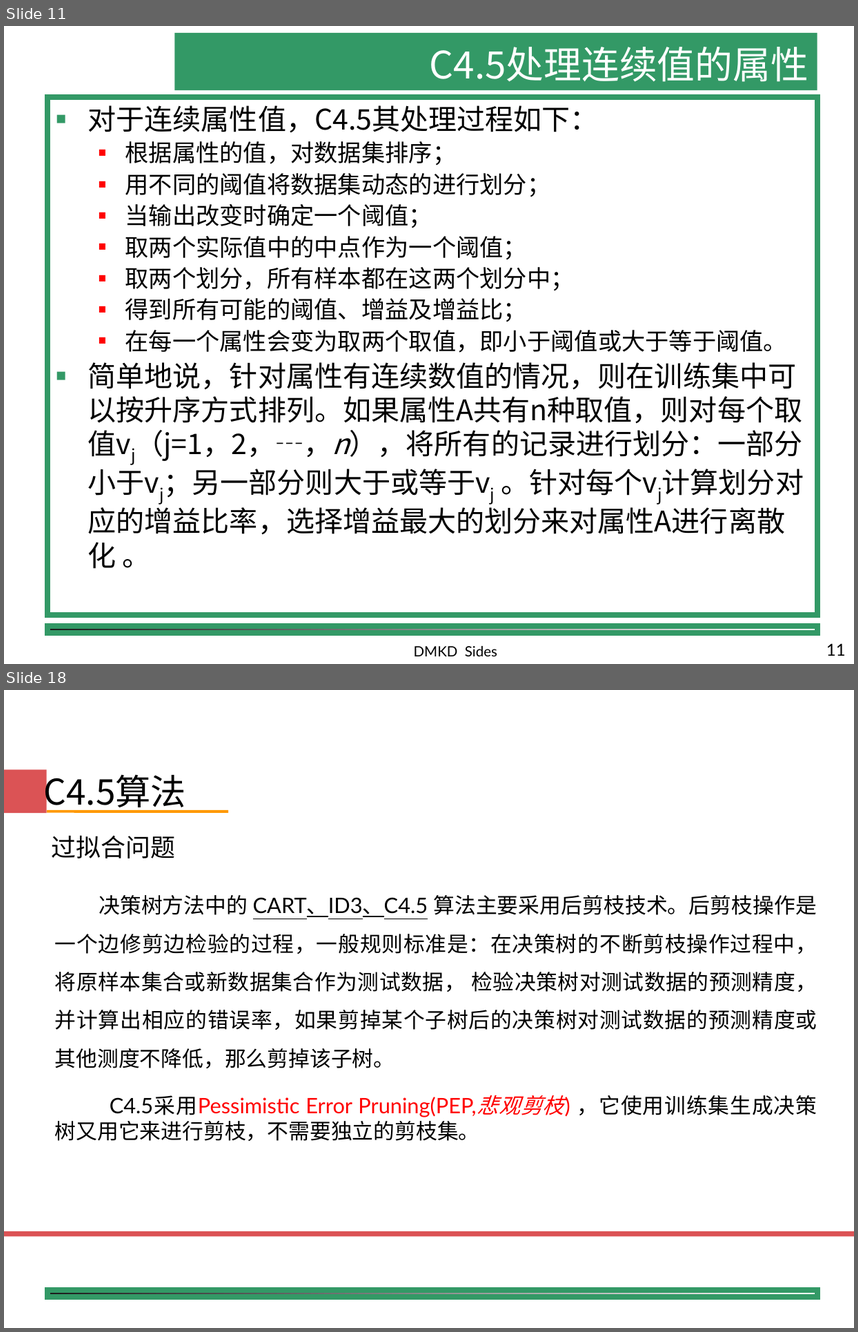
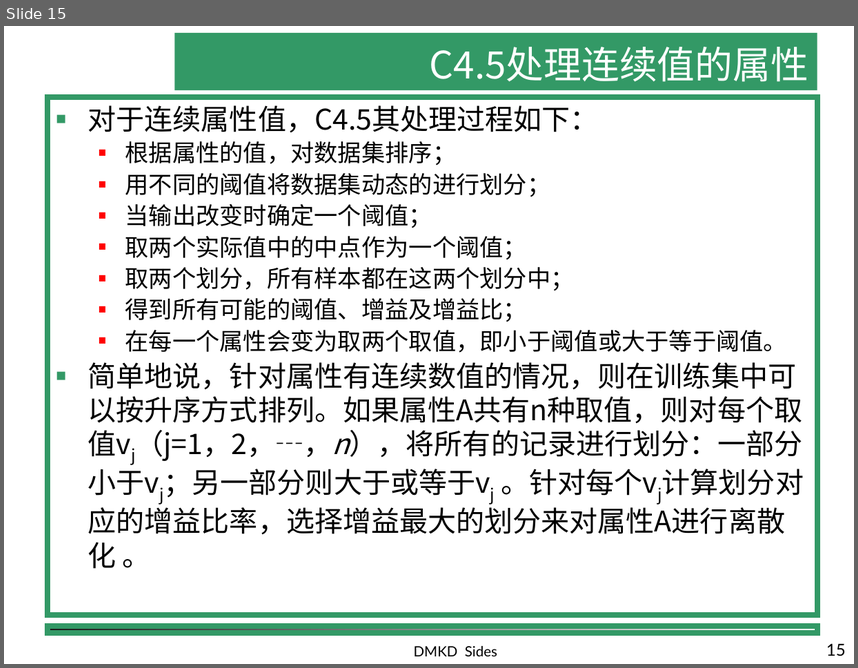
Before and after one commit to shfkuang/shfkuang.github.io, a slide deck: dm/ch4.3.ppt. Shown one above the other, each under a label of ours: slides 11 and 18 before the commit, slide 15 after it; the slides between them are not shown. The pictures are 858x1332 and 858x668 pixels, drawn with LibreOffice and Linux fonts; fonts in the diff are those of the drawing; background and template pictures are left out. Boxes give left, top, right and bottom in pixels: in the first picture for what was removed or moved away, otherwise in the second. Text is boxed around its words. In the diff, an @@ line names an element or a change of style, - is before the commit and + after.

```diff
--- a/dm/ch4.3.ppt
+++ b/dm/ch4.3.ppt
@@ slide 18 removed at box(4, 690, 854, 1328), background #FFFFFF; not listed: 1 template element that a slide beside it also shows @@
@@ rectangle removed at box(4, 770, 47, 814) @@
@@ text removed at box(44, 769, 187, 813) @@
-C4.5算法
@@ line removed from (47, 811) to (228, 811) @@
@@ text removed at box(51, 836, 175, 858) @@
-过拟合问题
@@ text removed at box(55, 895, 818, 1068) @@
-决策树方法中的 CART、ID3、C4.5 算法主要采用后剪枝技术。后剪枝操作是一个边修剪边检验的过程，一般规则标准是：在决策树的不断剪枝操作过程中，将原样本集合或新数据集合作为测试数据， 检验决策树对测试数据的预测精度，并计算出相应的错误率，如果剪掉某个子树后的决策树对测试数据的预测精度或其他测度不降低，那么剪掉该子树。
@@ text removed at box(55, 1095, 818, 1141) @@
-C4.5采用Pessimistic Error Pruning(PEP,悲观剪枝) ，它使用训练集生成决策树又用它来进行剪枝，不需要独立的剪枝集。
@@ rectangle removed at box(4, 1231, 854, 1236) @@
@@ what was slide 11 is now slide 15 @@
@@ page number at box(826, 643, 846, 655): text changed @@
-11
+15
```
Also in this commit, not shown: 9 slides changed, 12 slides added, 7 other slides removed, 1 other file.
